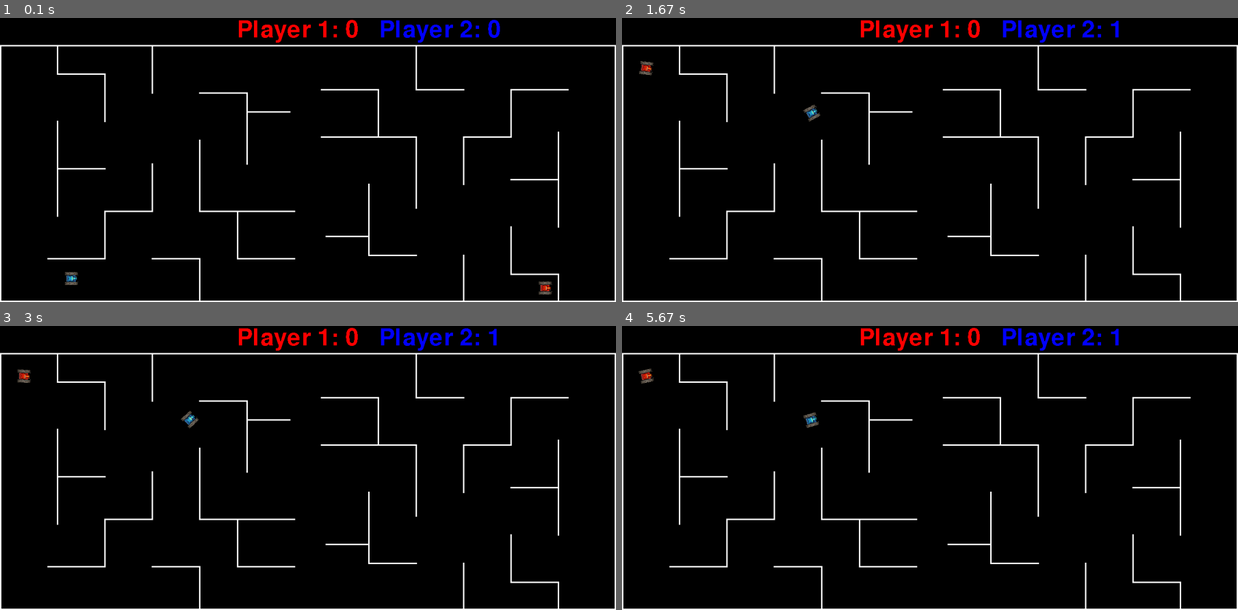
Above: before the commit, frames 1-4 (two rows, left to right).
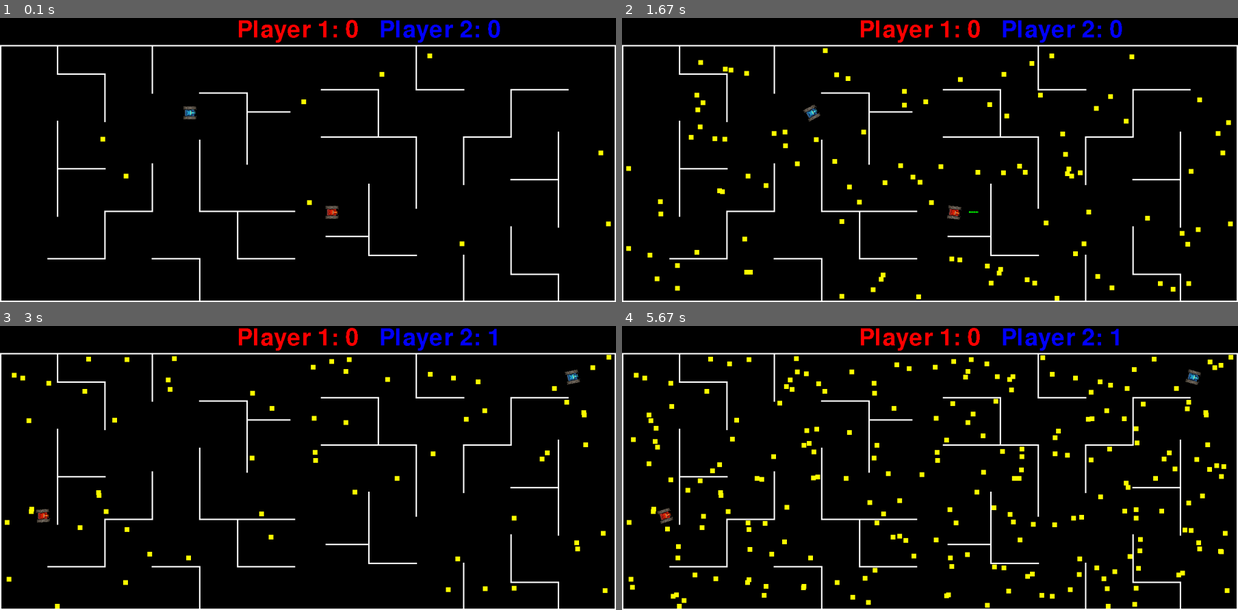
Above: after the commit, the same moments.

Repository: SkullinTheJar/ExamProgram
Game: pygame game, started from main.py
The game is run twice, just before and just after one commit, with the same random seed, the same clock (stepped at 60 frames per second) and the same inputs.
Inputs:
- Up to frame 1 (0.1 s): no input
- Up to frame 2 (1.67 s): tap Q at 0.33 s; hold H 0.67-1.2 s; hold Left 0.67-1.2 s; tap F at 0.73, 1.03, 1.3, 1.6 s; tap G at 0.82 s; hold Left from 1.23 s (still down); tap T at 1.38 s
- Up to frame 3 (3 s): release Left at 1.77 s; hold Down 1.8-2.1 s; tap F at 1.87, 2.2, 2.5, 2.63 s; hold Left 2.13-2.53 s; tap G at 2.28 s; hold Up 2.57-2.93 s; tap T at 2.72 s; hold Right from 2.97 s (still down)
- Up to frame 4 (5.67 s): tap F at 3.03, 3.33, 3.7, 4.1, 4.4, 4.6, 4.9, 5.1, 5.43 s; release Right at 3.6 s; hold Down 3.63-4 s; tap G at 3.78, 5.18 s; hold Left 4.03-4.5 s; tap T at 4.18, 5.52 s; hold Right 4.53-5 s; hold Up 5.03-5.33 s; hold Right from 5.37 s (still down)

The runs differ from the first frame. In frame 1, 0.5% of the frame differs, in the area x 10-100%, y 12-98%; in frame 2, 1.9%; in frame 3, 1.3%; in frame 4, 3.8%, in the area x 0-100%, y 10-100%.

Commit message:
Fixede forskellige ting

Diff:
--- a/main testing.py
+++ b/main testing.py
@@ -8,21 +8,9 @@
 
 def updateCoords(speed, angle, coords, backwards = False):
     angle %= 360
-    if 0 <= angle <= 90:
-        deltaCoords = [speed * math.cos(math.radians(angle - 90*math.floor(angle/90))), -speed * math.sin(math.radians(angle - 90*math.floor(angle/90)))]
-
-    if 90 < angle <= 180:
-        deltaCoords = [-speed * math.sin(math.radians(angle - 90*math.floor(angle/90))), -speed * math.cos(math.radians(angle - 90*math.floor(angle/90)))]
-
-    if 180 < angle <= 270:
-        deltaCoords = [-speed * math.cos(math.radians(angle - 90*math.floor(angle/90))), speed * math.sin(math.radians(angle - 90*math.floor(angle/90)))]
-
-    if 270 < angle <= 360:
-        deltaCoords = [speed * math.sin(math.radians(angle - 90*math.floor(angle/90))), speed * math.cos(math.radians(angle - 90*math.floor(angle/90)))]
-
+    deltaCoords = [speed * math.cos(math.radians(angle)), -speed * math.sin(math.radians(angle))]
     if backwards:
         deltaCoords = -deltaCoords[0], -deltaCoords[1]
-
     coords = coords[0] + deltaCoords[0], coords[1] + deltaCoords[1]
     return coords
 
@@ -35,7 +23,7 @@
             if event.type == pygame.QUIT: sys.exit()
 
 class Player(pygame.sprite.Sprite):
-    def __init__(self, playerNumb, coords, speed, turnSpeed, image, mapSize, upgradeCool = 2000):
+    def __init__(self, playerNumb, coords, speed, turnSpeed, image, mapSize):
         pygame.sprite.Sprite.__init__(self)
         self.mapSize = mapSize
         self.speed = speed
@@ -48,47 +36,56 @@
         self.coords = self.prevCoords = self.rect.center = coords
         self.angle = self.prevAngle = 0
         self.mask = pygame.mask.from_surface(self.image)
-        self.upgradeCool = upgradeCool
         self.upgrade = None
         self.upgradeCounter = 0
-        self.upgradeTime = 0
 
     def update(self, keys):
         self.prevCoords = self.coords
         self.prevAngle = self.angle
         if self.playerNumb == 1:
             if keys[pygame.K_t]:
-                #move forward
                 self.coords = updateCoords(self.speed, self.angle, self.coords)
             if keys[pygame.K_f]:
-                self.angle += self.turnSpeed
+                if keys[pygame.K_g]:
+                    self.angle -= self.turnSpeed
+                else:
+                    self.angle += self.turnSpeed
+                self.angle %= 360
+                self.rotate()
+            if keys[pygame.K_h]:
+                if keys[pygame.K_g]:
+                    self.angle += self.turnSpeed
+                else:
+                    self.angle -= self.turnSpeed
                 self.angle %= 360
                 self.rotate()
             if keys[pygame.K_g]:
                 self.coords = updateCoords(self.speed, self.angle, self.coords, True)
-                #move backward
-            if keys[pygame.K_h]:
-                self.angle -= self.turnSpeed
-                self.angle %= 360
-                self.rotate()
+
 
         if self.playerNumb == 2:
             if keys[pygame.K_UP]:
                 self.coords = updateCoords(self.speed, self.angle, self.coords)
             if keys[pygame.K_LEFT]:
-                self.angle += self.turnSpeed
+                if keys[pygame.K_DOWN]:
+                    self.angle -= self.turnSpeed
+                else:
+                    self.angle += self.turnSpeed
+                self.angle %= 360
+                self.rotate()
+            if keys[pygame.K_RIGHT]:
+                if keys[pygame.K_DOWN]:
+                    self.angle += self.turnSpeed
+                else:
+                    self.angle -= self.turnSpeed
                 self.angle %= 360
                 self.rotate()
             if keys[pygame.K_DOWN]:
                 self.coords = updateCoords(self.speed, self.angle, self.coords, True)
-            if keys[pygame.K_RIGHT]:
-                self.angle -= self.turnSpeed
-                self.angle %= 360
-                self.rotate()
 
         self.rect.center = self.coords
 
-        if self.upgradeCounter == 0:  #self.upgradeTime + self.upgradeCool < pygame.time.get_ticks():
+        if self.upgradeCounter == 0:
             self.upgrade = None
 
     def rotate(self):
@@ -98,7 +95,7 @@
         self.rect.center = center
         self.mask = pygame.mask.from_surface(self.image)
 
-    def wallCollide(self):
+    def collide(self):
         self.coords = self.prevCoords
         self.angle = self.prevAngle
 
@@ -107,6 +104,7 @@
         self.angle = 0
         self.rotate()
         self.upgradeCounter = 0
+        self.upgrade = None
 
 class Projectile(pygame.sprite.Sprite):
     def __init__(self, coords, radius, color, screen, length):
@@ -118,8 +116,9 @@
         self.image = pygame.Surface((radius * 2, radius * 2)).convert()
         pygame.draw.circle(self.image, color, (radius, radius), radius)
         self.rect = self.image.get_rect()
-        self.rect.center = self.coords = coords
+        self.rect.center = self.coords = self.prevCoords = coords
         self.spawned = False
+        self.subProj = None
 
     def update(self):
         self.prevCoords = self.coords
@@ -130,7 +129,7 @@
             self.subProj.update()
 
 class LeadProj(Projectile):
-    def __init__(self, coords, radius, color, screen, length, speed, angle, player, timer = 1100):
+    def __init__(self, coords, radius, color, screen, length, speed, angle, player, timer = 600):
         super().__init__(coords, radius, color, screen, length - 1)
         self.speed = speed
         self.angle = angle
@@ -140,7 +139,7 @@
         self.timer = timer
         self.player = player
         self.projUpgrade = player.upgrade
-        if player.upgrade == 'passWall':
+        if self.projUpgrade == 'passWall':
             self.player.upgradeCounter -= 1
 
     def update(self):
@@ -150,29 +149,26 @@
         if self.frames == self.timer:
             self.kill()
 
-    def wallCollide(self, walls):
+    def wallCollide(self, wall):
         if self.projUpgrade != 'passWall':
-            for wall in walls:
-                if wall.orient:
-                    self.angle = 360 - self.angle
-
-                if not wall.orient:
-                    if 0 < self.angle < 180:
-                        self.angle = 180 - self.angle
-                    if 180 < self.angle < 360:
-                        self.angle = 360 - (self.angle - 180)
+            if wall.orient:
+                self.angle = 360 - self.angle
+
+            if not wall.orient:
+                if 0 <= self.angle <= 180:
+                    self.angle = 180 - self.angle
+                elif 180 < self.angle <= 360:
+                    self.angle = 360 - (self.angle - 180)
 
 
 class SubProj(Projectile):
     def __init__(self, coords, radius, color, screen, length, proj):
         super().__init__(coords, radius, color, screen, length)
         self.proj = proj
-        self.screen = screen
 
     def update(self):
         super().update()
-        self.coords = self.proj.prevCoords
-        self.rect.center = self.coords
+        self.coords = self.rect.center = self.proj.prevCoords
         self.screen.blit(self.image, self.rect)
 
 class Wall(pygame.sprite.Sprite):
@@ -197,7 +193,7 @@
         self.mask = pygame.mask.from_surface(self.image)
 
 class Upgrade(pygame.sprite.Sprite):
-    def __init__(self, color, coords):
+    def __init__(self, color, coords, upType):
         pygame.sprite.Sprite.__init__(self)
         self.color = color
         self.image = pygame.Surface((10, 10))
@@ -206,6 +202,7 @@
         self.mask = pygame.mask.from_surface(self.image)
         self.rect = self.image.get_rect()
         self.rect.center = coords
+        self.upType = upType
 
 class Game:
     def __init__(self, size, laserLength = 10, cooldown = 500):
@@ -213,18 +210,19 @@
         self.laserSound = pygame.mixer.Sound('C:/Users/andre/OneDrive - AARHUS TECH/Programmering/ExamProgram/laserShotSound.wav')
         self.laserBounceSound = pygame.mixer.Sound('C:/Users/andre/OneDrive - AARHUS TECH/Programmering/ExamProgram/laserBounceSound.wav')
         self.explosionSound = pygame.mixer.Sound('C:/Users/andre/OneDrive - AARHUS TECH/Programmering/ExamProgram/explosionSound.wav')
+        self.upgradeSound = pygame.mixer.Sound('C:/Users/andre/OneDrive - AARHUS TECH/Programmering/ExamProgram/upgradeSound.wav')
         self.laserLength = laserLength
         self.cooldown = cooldown
+        self.lastShot = -cooldown
         self.screen = pygame.display.set_mode(size)
-        self.player1 = Player(1, (0, 0), 0.6, 0.5, 'C:/Users/andre/OneDrive - AARHUS TECH/Programmering/ExamProgram/red tank.png', size)
-        self.player2 = Player(2, (0, 0), 0.6, 0.5, 'C:/Users/andre/OneDrive - AARHUS TECH/Programmering/ExamProgram/blue tank.png', size)
-        #self.player1 = Player(1, (650, 300), 0.5, 0.5, 'C:/Users/WaffleFlower/Desktop/Skole/Programmering/ExamProgram/red_tank_exp_v2.png')
-        #self.player2 = Player(2, (300, 300), 0.5, 0.5, 'C:/Users/WaffleFlower/Desktop/Skole/Programmering/ExamProgram/blue_tank_exp.png')
+        self.player1 = Player(1, (0, 0), 1, 1, 'C:/Users/andre/OneDrive - AARHUS TECH/Programmering/ExamProgram/red tank.png', size)
+        self.player2 = Player(2, (0, 0), 1, 1, 'C:/Users/andre/OneDrive - AARHUS TECH/Programmering/ExamProgram/blue tank.png', size)
+        # self.player1 = Player(1, (0, 0), 0.25, 0.25, 'C:/Users/WaffleFlower/Desktop/Skole/Programmering/ExamProgram/red_tank_exp_v2.png', size)
+        # self.player2 = Player(2, (0, 0), 0.25, 0.25, 'C:/Users/WaffleFlower/Desktop/Skole/Programmering/ExamProgram/blue_tank_exp.png', size)
         self.players = pygame.sprite.Group(self.player1, self.player2)
         self.fixPlayerSpawn()
         self.lasers = pygame.sprite.Group()
         self.upgrades = pygame.sprite.Group()
-        self.lastShot = -cooldown
         self.walls = pygame.sprite.Group(
             #Laver de ydre mure
             Wall((0, 60), True, self.size[0]), Wall((0, self.size[1]), False, self.size[1] - 60),
@@ -236,18 +234,19 @@
             Wall((420, 160), True), Wall((320, 160), False), Wall((420, 600), False, 90), Wall((320, 510), True),
             Wall((500, 510), True, 120), Wall((500, 510), False), Wall((520, 200), True, 90)
             )
-        self.counter = 0
+        counter = 0
         for sprite in self.walls:
-            if self.counter <= 3:
+            if counter <= 3:
                 pass
             else:
                 self.walls.add(Wall((1300 - sprite.coords[0], 660 - sprite.coords[1]), sprite.orient, sprite.length, sprite.width, True))
-            self.counter += 1
+            counter += 1
 
         self.p1score = 0
         self.p2score = 0
         self.scoreFont = pygame.font.Font(pygame.font.get_default_font(), 50)
         self.upgradeFont = pygame.font.Font(pygame.font.get_default_font(), 10)
+        self.clock = pygame.time.Clock()
 
     def draw(self):
         self.screen.fill((0, 0, 0))
@@ -258,79 +257,80 @@
 
         self.screen.blit(self.scoreFont.render('Player 1: ' + str(self.p1score), False, (255, 0, 0)), (self.size[0] / 2 - 150, 1))
         self.screen.blit(self.scoreFont.render('Player 2: ' + str(self.p2score), False, (0, 0, 255)), (self.size[0] / 2 + 150, 1))
-        #pygame.draw.lines(self.screen, (255, 255, 255), False, (self.player1.rect.bottomleft, (self.player1.rect.bottomright), (self.player1.rect.topright), (self.player1.rect.topleft), self.player1.rect.bottomleft))
-
-        for player in self.players.sprites():
+
+        for player in self.players:
             if player.upgrade:
                 self.screen.blit(self.upgradeFont.render('UPGRADED!', False, (255, 255, 0)), (player.rect.topleft[0] - 11, player.rect.topleft[1] - 11))
 
     def update(self):
+        self.clock.tick(120)
         keys = pygame.key.get_pressed()
         self.players.update(keys)
         self.lasers.update()
         if pygame.time.get_ticks() > self.lastShot + self.cooldown:
             if keys[pygame.K_q]:
-                #coords, radius, color, screen, length, speed, angle
-                self.lasers.add(LeadProj(updateCoords(20, self.player1.angle, self.player1.coords), 2, (0, 255, 0), self.screen, self.laserLength, 1.25, self.player1.angle, self.player1))
+                self.lasers.add(LeadProj(updateCoords(20, self.player1.angle, self.player1.coords), 2, (0, 255, 0), self.screen, self.laserLength, 3, self.player1.angle, self.player1))
                 self.laserSound.play()
                 self.lastShot = pygame.time.get_ticks()
             if keys[pygame.K_m]:
-                self.lasers.add(LeadProj(updateCoords(20, self.player2.angle, self.player2.coords), 2, (0, 255, 0), self.screen, self.laserLength, 1.25, self.player2.angle, self.player2))
+                self.lasers.add(LeadProj(updateCoords(20, self.player2.angle, self.player2.coords), 2, (0, 255, 0), self.screen, self.laserLength, 3, self.player2.angle, self.player2))
                 self.laserSound.play()
                 self.lastShot = pygame.time.get_ticks()
 
-        self.collideGroups(self.players, self.walls, 'player-wall')
-        self.collideGroups(self.lasers, self.walls, 'laser-wall')
-        self.collideGroups(self.lasers, self.players, 'laser-player')
-        self.collideGroups(self.players, self.players, 'player-player')
-        self.collideGroups(self.players, self.upgrades, 'player-upgrade')
-
-        self.spawnUpgrade(1000)
+        self.collideGroups(self.players, self.walls)
+        self.collideGroups(self.lasers, self.walls)
+        self.collideGroups(self.lasers, self.players)
+        self.collideGroups(self.players, self.players)
+        self.collideGroups(self.players, self.upgrades)
+
+        self.spawnUpgrade(10000)
         pygame.display.flip()
 
-    def collideGroups(self, group1, group2, resultType):
+    def collideGroups(self, group1, group2):
         collisions = pygame.sprite.groupcollide(group1, group2, False, False)
         for sprite in collisions:
             collisions = pygame.sprite.groupcollide(group1, group2, False, False, pygame.sprite.collide_mask)
             for sprite in collisions:
-                if resultType == 'player-wall':
-                    sprite.wallCollide()
-                if resultType == 'laser-wall':
-                    sprite.wallCollide(collisions[sprite])
+                if group1 == self.players and group2 == self.walls:
+                    sprite.collide()
+                if group1 == self.lasers and group2 == self.walls:
+                    sprite.wallCollide(collisions[sprite][0])
+                    while pygame.sprite.collide_rect(sprite, collisions[sprite][0]):
+                        sprite.update()
                     self.laserBounceSound.play()
-                if resultType == 'laser-player':
+                if group1 == self.lasers and group2 == self.players:
                     if collisions[sprite][0] == self.player1:
                         self.p2score += 1
                     if collisions[sprite][0] == self.player2:
                         self.p1score += 1
                     self.explosionSound.play()
-                    sprite.kill()
                     self.reset()
-                if resultType == 'player-player':
+                if group1 == self.players and group2 == self.players:
                     if sprite != collisions[sprite][0]:
-                        sprite.wallCollide()
-                        collisions[sprite][0].wallCollide()
-                if resultType == 'player-upgrade':
-                    sprite.upgrade = 'passWall'
+                        sprite.collide()
+                        collisions[sprite][0].collide()
+                if group1 == self.players and group2 == self.upgrades:
+                    sprite.upgrade = collisions[sprite][0].upType
                     sprite.upgradeCounter = 3
-                    sprite.upgradeTime = pygame.time.get_ticks()
                     collisions[sprite][0].kill()
+                    self.upgradeSound.play()
 
     def reset(self):
         self.player1.reset()
         self.player2.reset()
         self.fixPlayerSpawn()
         self.upgrades.empty()
+        self.lasers.empty()
 
     def fixPlayerSpawn(self):
         spawnCoords = [(50, 105), (90, 400), (150, 550), (160, 90), (400, 200), (550, 450), (700, 410),
             (1000, 400), (1120, 110), (1150, 570), (1200, 110)]
         loop = True
         while loop:
-            for firstPlayer in self.players.sprites():
+            for firstPlayer in self.players:
                 numb = random.randint(0, len(spawnCoords) - 1)
                 firstPlayer.prevCoords = firstPlayer.coords = firstPlayer.rect.center = spawnCoords[numb]
-                for secPlayer in self.players.sprites():
+                for secPlayer in self.players:
                     if firstPlayer != secPlayer:
                         if firstPlayer.rect.center == secPlayer.rect.center:
                             numb = random.randint(0, len(spawnCoords) - 1)
@@ -341,26 +341,18 @@
     def fixUpgradeSpawn(self, group1, group2):
         loop = True
         while loop:
-            # if group2 == self.walls:
-            #     print('Wally')
-            # if group2 == self.players:
-            #     print('playery')
             collisions = pygame.sprite.groupcollide(group1, group2, False, False, pygame.sprite.collide_mask)
-            # print(collisions)
             for sprite in collisions:
                 if sprite != collisions[sprite][0]:
                     sprite.prevCoords = sprite.coords = sprite.rect.center = random.randint(0, self.size[0]), random.randint(60, self.size[1])
             if collisions == {} or sprite == collisions[sprite][0]:
-                # print('exit loop')
                 loop = False
-            # else:
-            #     print('did not exit loop')
 
 
     def spawnUpgrade(self, prob):
         numb = random.randint(1, prob)
         if numb == 1:
-            tempGroup = pygame.sprite.Group(Upgrade((255, 255, 0), (random.randint(0, self.size[0]), random.randint(60, self.size[1]))))
+            tempGroup = pygame.sprite.Group(Upgrade((255, 255, 0), (random.randint(0, self.size[0]), random.randint(60, self.size[1])), 'passWall'))
             self.fixUpgradeSpawn(tempGroup, self.walls)
             self.fixUpgradeSpawn(tempGroup, self.players)
             self.upgrades.add(tempGroup.sprites()[-1])
--- a/main.py
+++ b/main.py
@@ -275,42 +275,41 @@
                 self.laserSound.play()
                 self.lastShot = pygame.time.get_ticks()
 
-        self.collideGroups(self.players, self.walls, 'player-wall')
-        self.collideGroups(self.lasers, self.walls, 'laser-wall')
-        self.collideGroups(self.lasers, self.players, 'laser-player')
-        self.collideGroups(self.players, self.players, 'player-player')
-        self.collideGroups(self.players, self.upgrades, 'player-upgrade')
-
-        self.spawnUpgrade(10000)
+        self.collideGroups(self.players, self.walls)
+        self.collideGroups(self.lasers, self.walls)
+        self.collideGroups(self.lasers, self.players)
+        self.collideGroups(self.players, self.players)
+        self.collideGroups(self.players, self.upgrades)
+
+        self.spawnUpgrade(1)
         pygame.display.flip()
 
-    def collideGroups(self, group1, group2, resultType):
+    def collideGroups(self, group1, group2):
         collisions = pygame.sprite.groupcollide(group1, group2, False, False)
         for sprite in collisions:
             collisions = pygame.sprite.groupcollide(group1, group2, False, False, pygame.sprite.collide_mask)
             for sprite in collisions:
-                if resultType == 'player-wall':
+                if group1 == self.players and group2 == self.walls:
                     sprite.collide()
-                if resultType == 'laser-wall':
+                if group1 == self.lasers and group2 == self.walls:
                     sprite.wallCollide(collisions[sprite][0])
                     while pygame.sprite.collide_rect(sprite, collisions[sprite][0]):
                         sprite.update()
                     self.laserBounceSound.play()
-                if resultType == 'laser-player':
+                if group1 == self.lasers and group2 == self.players:
                     if collisions[sprite][0] == self.player1:
                         self.p2score += 1
                     if collisions[sprite][0] == self.player2:
                         self.p1score += 1
                     self.explosionSound.play()
-                    sprite.kill()
                     self.reset()
-                if resultType == 'player-player':
+                if group1 == self.players and group2 == self.players:
                     if sprite != collisions[sprite][0]:
                         sprite.collide()
                         collisions[sprite][0].collide()
-                if resultType == 'player-upgrade':
+                if group1 == self.players and group2 == self.upgrades:
                     sprite.upgrade = collisions[sprite][0].upType
-                    sprite.upgradeCounter = 3
+                    sprite.upgradeCounter += 3
                     collisions[sprite][0].kill()
                     self.upgradeSound.play()
 
@@ -322,38 +321,25 @@
         self.lasers.empty()
 
     def fixPlayerSpawn(self):
-        spawnCoords = [(50, 105), (90, 400), (150, 550), (160, 90), (400, 200), (550, 450), (700, 410),
-            (1000, 400), (1120, 110), (1150, 570), (1200, 110)]
-        loop = True
-        while loop:
-            for firstPlayer in self.players:
-                numb = random.randint(0, len(spawnCoords) - 1)
-                firstPlayer.prevCoords = firstPlayer.coords = firstPlayer.rect.center = spawnCoords[numb]
-                for secPlayer in self.players:
-                    if firstPlayer != secPlayer:
-                        if firstPlayer.rect.center == secPlayer.rect.center:
-                            numb = random.randint(0, len(spawnCoords) - 1)
-                            firstPlayer.prevCoords = firstPlayer.coords = firstPlayer.rect.center = spawnCoords[numb]
-                        else:
-                            loop = False
-
-    def fixUpgradeSpawn(self, group1, group2):
-        loop = True
-        while loop:
-            collisions = pygame.sprite.groupcollide(group1, group2, False, False, pygame.sprite.collide_mask)
-            for sprite in collisions:
-                if sprite != collisions[sprite][0]:
-                    sprite.prevCoords = sprite.coords = sprite.rect.center = random.randint(0, self.size[0]), random.randint(60, self.size[1])
-            if collisions == {} or sprite == collisions[sprite][0]:
-                loop = False
+        spawnCoords = [(50, 105), (90, 400), (150, 550), (160, 90), (400, 200), (550, 450), (700, 410), (1000, 400), (1120, 110), (1150, 570), (1200, 110)]
+        self.player1.prevCoords = self.player1.coords = self.player1.rect.center = random.choice(spawnCoords)
+        self.player2.prevCoords = self.player2.coords = self.player2.rect.center = random.choice(spawnCoords)
+        while self.player1.coords == self.player2.coords:
+            self.player1.prevCoords = self.player1.coords = self.player1.rect.center = random.choice(spawnCoords)
+
+    def fixUpgradeSpawn(self, upgrade, group):
+        while True:
+            collisions = pygame.sprite.spritecollide(upgrade, group, False)
+            if collisions != []:
+                upgrade.prevCoords = upgrade.coords = upgrade.rect.center = random.randint(0, self.size[0]), random.randint(60, self.size[1])
+            else:
+                break
 
 
     def spawnUpgrade(self, prob):
-        numb = random.randint(1, prob)
-        if numb == 1:
-            tempGroup = pygame.sprite.Group(Upgrade((255, 255, 0), (random.randint(0, self.size[0]), random.randint(60, self.size[1])), 'passWall'))
-            self.fixUpgradeSpawn(tempGroup, self.walls)
-            self.fixUpgradeSpawn(tempGroup, self.players)
-            self.upgrades.add(tempGroup.sprites()[-1])
+        if random.randint(1, prob) == 1:
+            self.upgrades.add(Upgrade((255, 255, 0), (random.randint(0, self.size[0]), random.randint(60, self.size[1])), 'passWall'))
+            self.fixUpgradeSpawn(self.upgrades.sprites()[-1], self.walls)
+            self.fixUpgradeSpawn(self.upgrades.sprites()[-1], self.players)
 
 Main()
